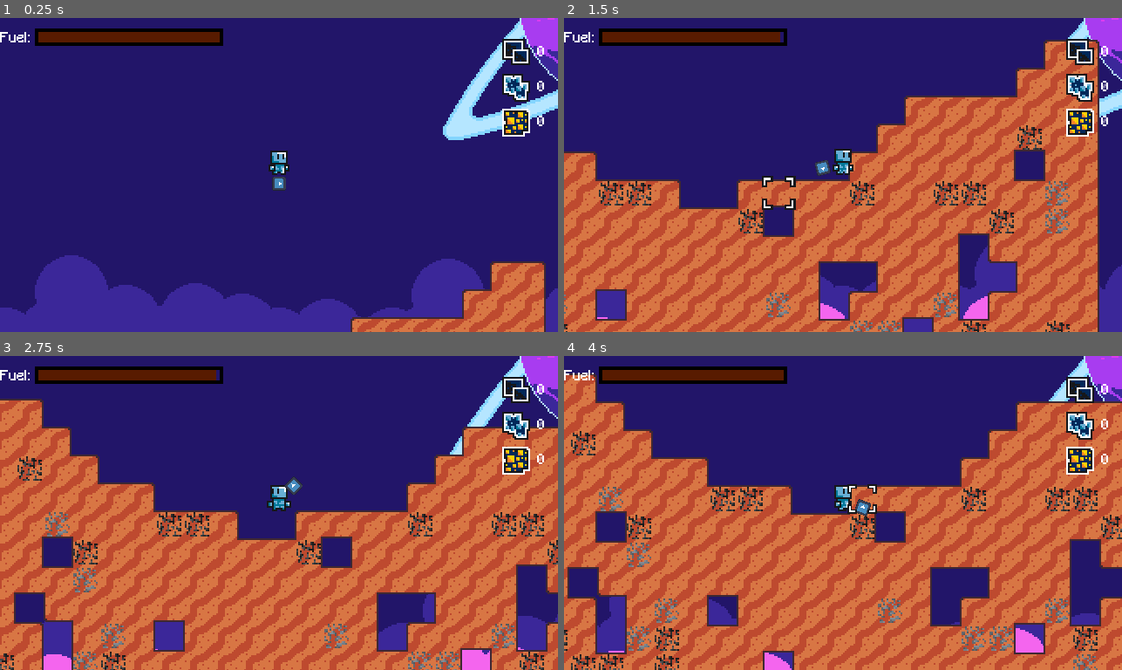
Above: before the commit, frames 1-4 (two rows, left to right).
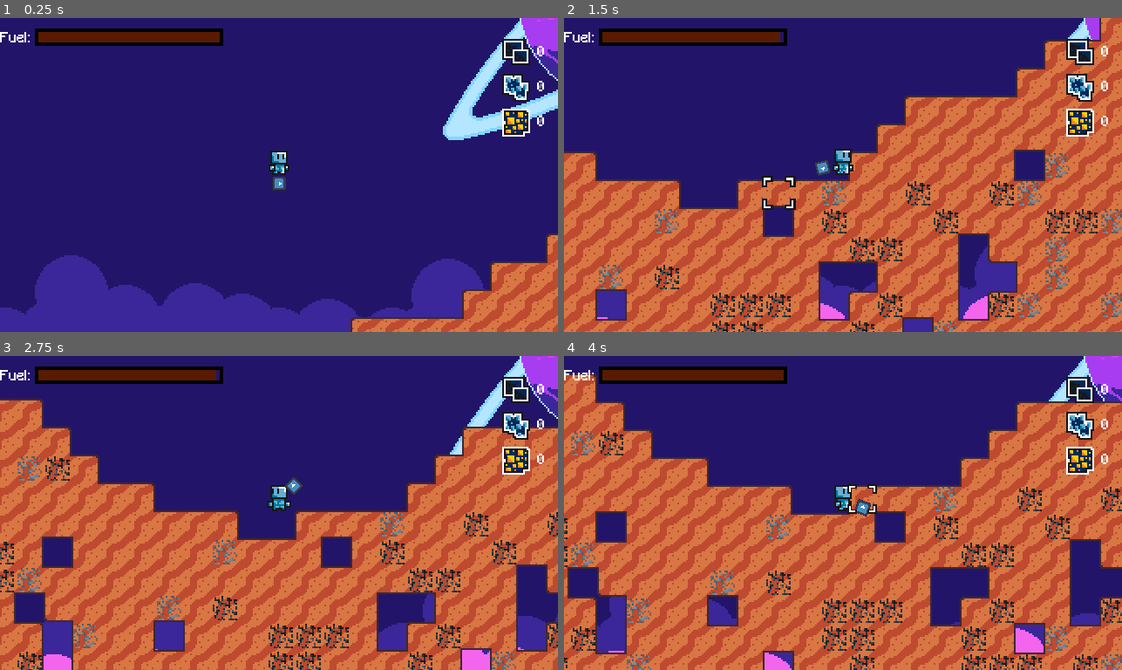
Above: after the commit, the same moments.

Repository: Renan-G-projec/A-Journey-Of-A-Robot
Game: Godot game, scene res://scenes/main_game.tscn
Two runs of this game, one before a commit and one after it. Both use one fixed random seed, a clock stepped at 60 frames per second and the inputs below. The engine's default icon, where the game draws it, is replaced by a stand-in: a white triangle on a blue panel in a dark square.
Inputs (mouse positions are in pixels of both pictures, inside the frame that each line leads up to):
- Up to frame 1 (0.25 s): no input
- Up to frame 2 (1.5 s): tap Enter at 0.5 s; move the mouse to (965, 159) at 0.52 s; press the mouse at (965, 159) at 0.53 s; hold D (GoRight) from 0.53 s (still down); tap Up at 0.77 s; move the mouse to (731, 190) at 1.27 s; release the mouse at (731, 190) at 1.28 s; tap Space (UseJetpack) at 1.35 s
- Up to frame 3 (2.75 s): tap Up at 1.52 s; tap Space (UseJetpack) at 2 s; move the mouse to (334, 443) at 2.02 s; release D (GoRight) at 2.03 s; hold A (GoLeft) from 2.03 s (still down); tap Alt at 2.1 s
- Up to frame 4 (4 s): move the mouse to (815, 575) at 2.77 s; release A (GoLeft) at 2.78 s; hold D (GoRight) from 2.78 s (still down); tap Shift at 2.85 s; click (815, 575) at 2.92 s; tap Up at 3.02, 3.77 s; move the mouse to (1010, 560) at 3.52 s; press the mouse at (1010, 560) at 3.53 s

The runs differ from the first frame. In frame 1, 0.8% of the frame differs, in the area x 97-100%, y 68-100%; in frame 2, 9.1%, in the area x 0-100%, y 0-100%; in frame 3, 5.1%; in frame 4, 6.3%.

Commit message:
fix: Clamped the jetpack fuel value to zero to prevent softlocks. AMDG

Diff:
--- a/scripts/jetpack.gd
+++ b/scripts/jetpack.gd
@@ -18,6 +18,7 @@
 func _physics_process(delta: float) -> void:
     if is_active:
         current_fuel -= delta
+        current_fuel = max(current_fuel, 0)
     else:
         current_fuel += refuel_rate * delta
         current_fuel = min(current_fuel, max_fuel)
--- a/scripts/map.gd
+++ b/scripts/map.gd
@@ -19,7 +19,7 @@
 # Global Variables For Map Generation
 
 # Controls the width + height of the world
-var world_width: int = 30
+var world_width: int = 130
 var world_height: int = 30 # From the top wall, so generation goes up to y = 35 HARD CAP
 
 # Where the map starts the generation from
